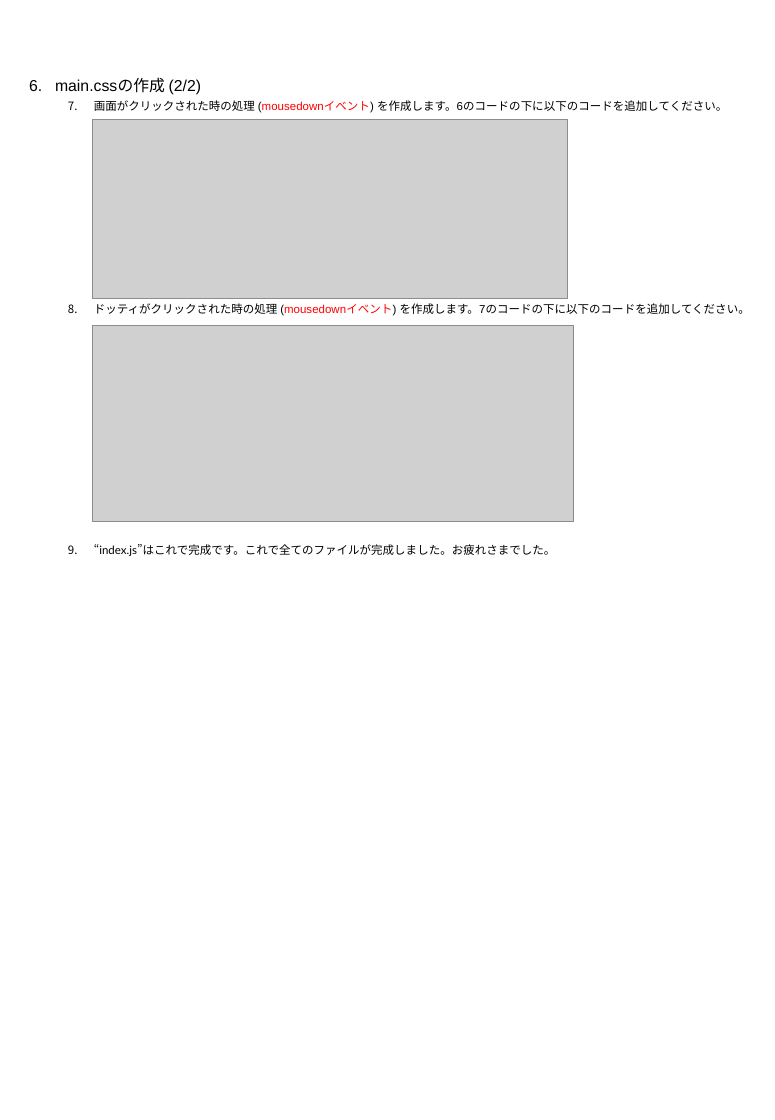
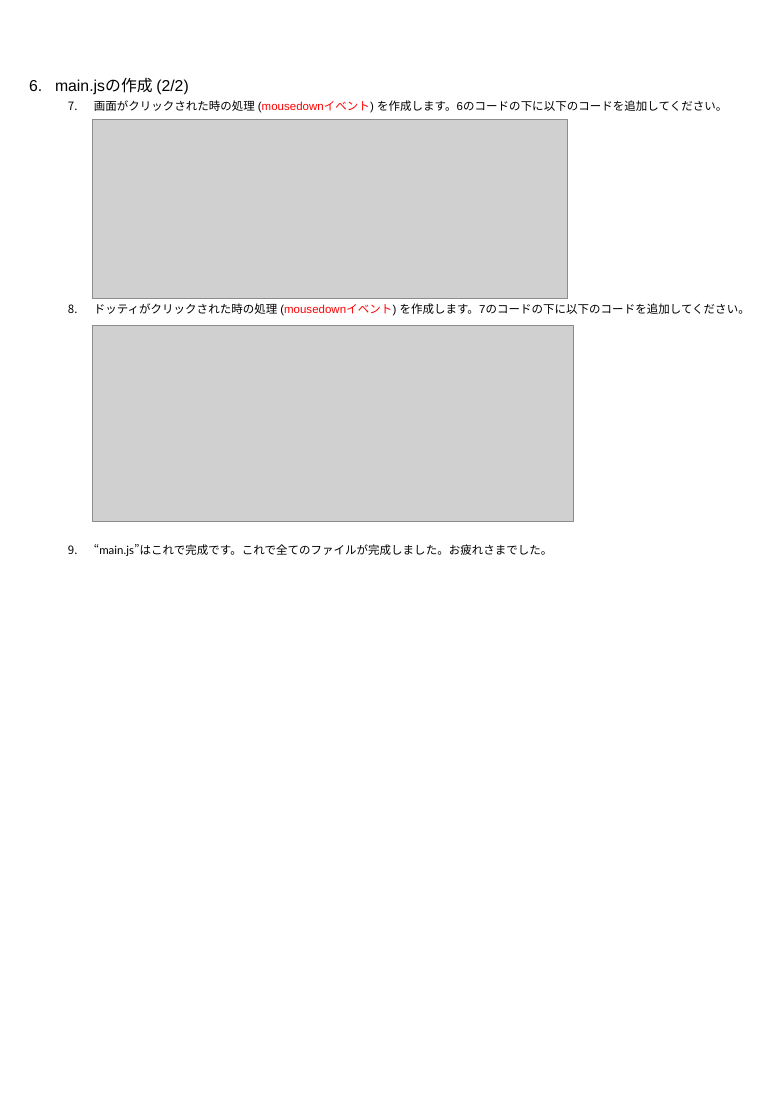
Before and after one commit to dotwork-takagi/public, a slide deck: slide 4 of shiryo/bounce/バウンドゲームを作ろう.pptx. Drawn at 775x1120 pixels with LibreOffice and Linux fonts; fonts in the diff are those of the drawing; grey boxes stand for pictures. Boxes give left, top, right and bottom in pixels: in the first picture for what was removed or moved away, otherwise in the second. Text is boxed around its words. In the diff, an @@ line names an element or a change of style, - is before the commit and + after.

```diff
--- a/shiryo/bounce/バウンドゲームを作ろう.pptx
+++ b/shiryo/bounce/バウンドゲームを作ろう.pptx
@@ subtitle at (x1=55, y1=78, x2=188, y2=95): text changed @@
-6. main.cssの作成 (2/2)
+6. main.jsの作成 (2/2)
@@ subtitle at (x1=94, y1=544, x2=553, y2=556): text changed @@
-  9. “index.js”はこれで完成です。これで全てのファイルが完成しました。お疲れさまでした。
+  9. “main.js”はこれで完成です。これで全てのファイルが完成しました。お疲れさまでした。
```
Also in this commit, not shown: 1 other slide changed.
